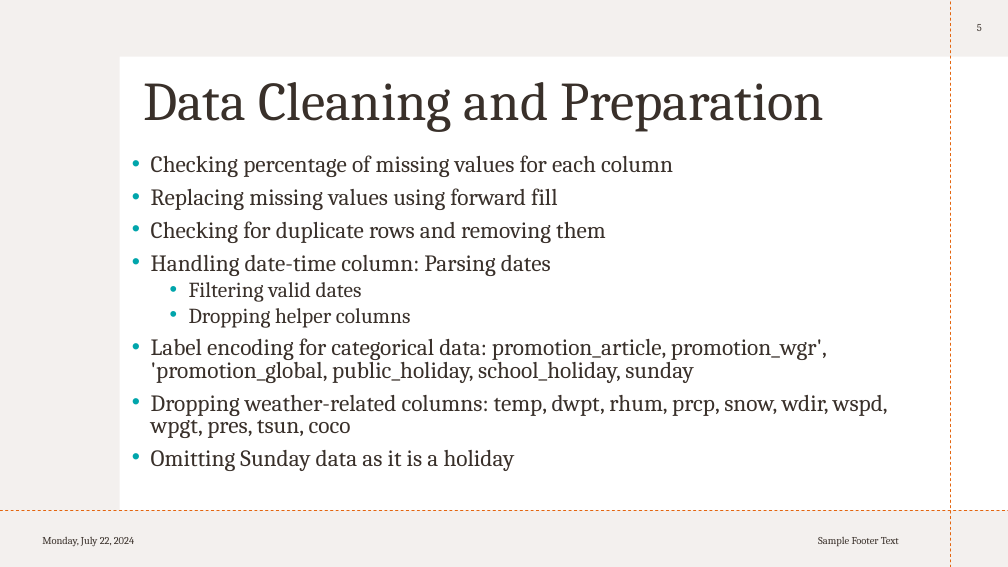
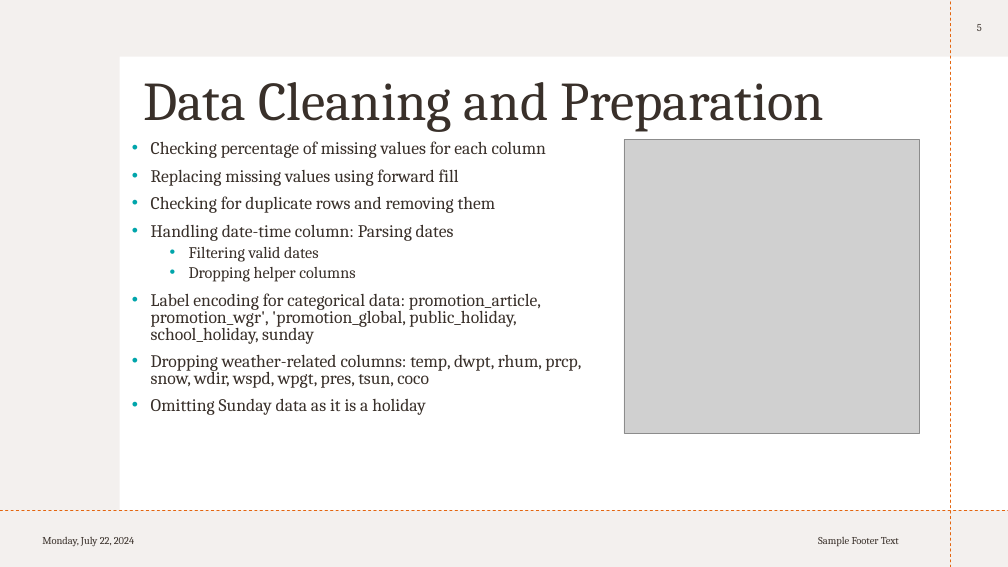
Before and after one commit to KarishmaFernandes/Forecasting-Future-Sales, a slide deck: slide 5 of sales Circly.pptx. Drawn at 1008x567 pixels with LibreOffice and Linux fonts; fonts in the diff are those of the drawing; grey boxes stand for pictures. Boxes give left, top, right and bottom in pixels: in the first picture for what was removed or moved away, otherwise in the second. Text is boxed around its words. In the diff, an @@ line names an element or a change of style, - is before the commit and + after.

```diff
--- a/sales Circly.pptx
+++ b/sales Circly.pptx
@@ text "Checking percentage of missing values ...": place and size @@
-text "Checking percentage of missing values ..." at [151,155,888,471]
+text "Checking percentage of missing values ..." at [151,141,581,415]
@@ text "Checking percentage of missing values ..." at [151,141,581,415]: size 22.2 to 16.8 pt; size 20.4 to 15.4 pt in "Filtering valid dates", "Dropping helper columns" @@
@@ picture added at [624,140,920,434] @@
```
Also in this commit, not shown: 5 other slides changed.
